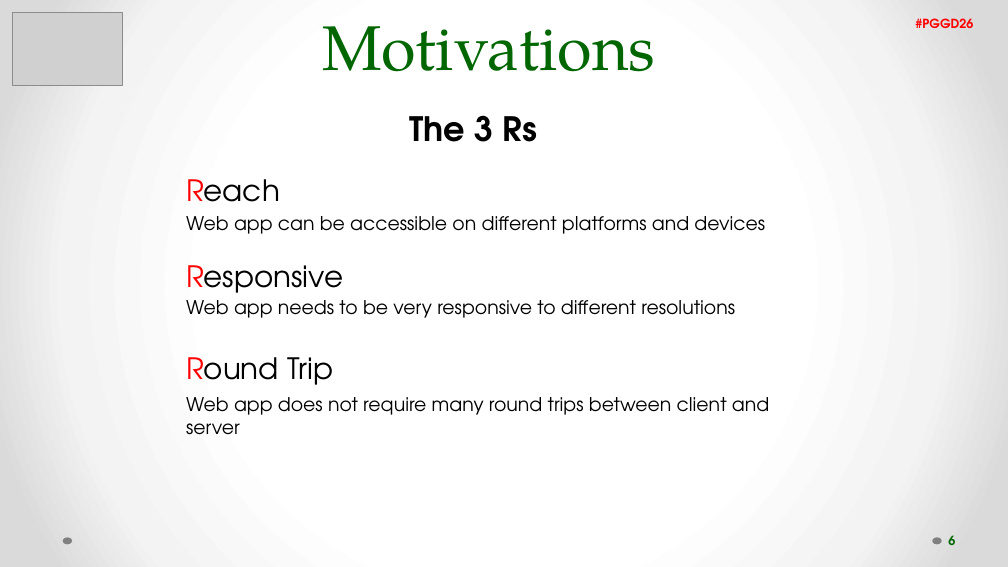
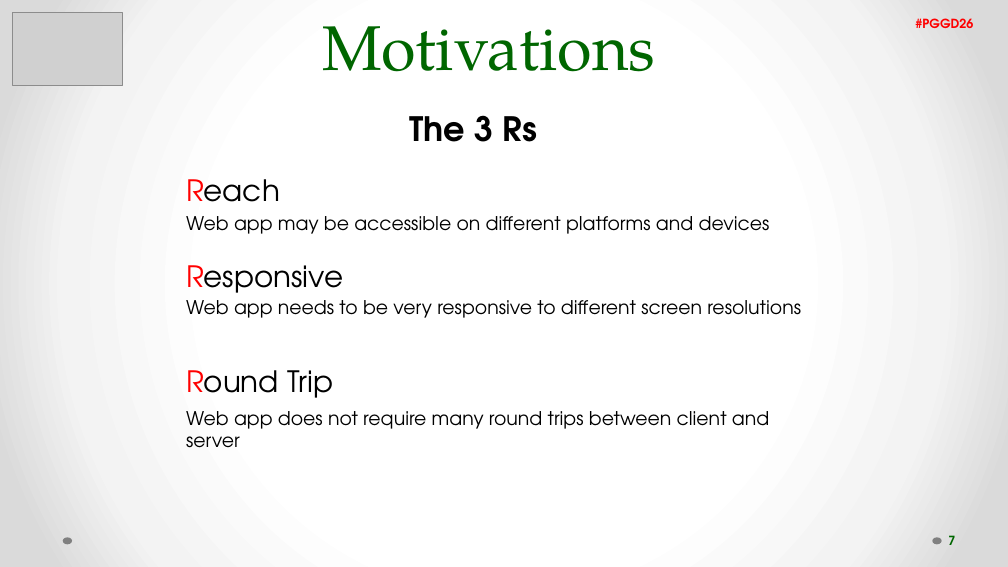
Before and after one commit to filipavm/PGGD26, a slide deck: slide 7 of The power of SPA.pptx (slide 6 before the commit). Drawn at 1008x567 pixels with LibreOffice and Linux fonts; fonts in the diff are those of the drawing; grey boxes stand for pictures. Boxes give left, top, right and bottom in pixels: in the first picture for what was removed or moved away, otherwise in the second. Text is boxed around its words. In the diff, an @@ line names an element or a change of style, - is before the commit and + after.

```diff
--- a/The power of SPA.pptx
+++ b/The power of SPA.pptx
@@ text at <box>186,216,770,234</box>: text changed @@
-Web app can be accessible on different platforms and devices
+Web app may be accessible on different platforms and devices
@@ text at <box>186,300,801,318</box>: text changed @@
-Web app needs to be very responsive to different resolutions
+Web app needs to be very responsive to different screen resolutions
@@ text "Round Trip": place and size @@
-text "Round Trip" at <box>186,357,333,385</box>
+text "Round Trip" at <box>186,370,333,398</box>
@@ text "Web app does not require ...": place and size @@
-text "Web app does not require ..." at <box>186,397,769,435</box>
+text "Web app does not require ..." at <box>186,411,769,448</box>
@@ page number at <box>948,535,955,545</box>: text changed @@
-6
+7
```
Also in this commit, not shown: 10 other slides changed, 3 slides added, 1 slide removed.
